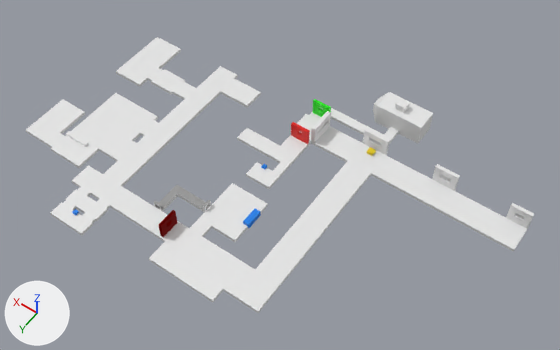
A saved change to the Blender file Blender work files/LevelLayout.blend.
Camera for both pictures: a 50 mm lens placed at (-67.4, 116.9, 193.1), pointed at (17.2, -1.5, 7.1). Arrows for +X, +Y and +Z are at lower left; the lights stay in place.

The scene before the commit, as lines of its bpy script (objects in view):
```python
me_cube = bpy.data.meshes.new('Cube')
me_cube.from_pydata(...)  # 446 vertices, 463 faces; spans x -52.1..95.5, y -31.2..48.2, z 3.9..11.3
# faces by material slot: [433, 30]
me_cube.materials.append(mat_material)  # white #e7e7e7
me_cube.materials.append(mat_material_003)  # grey #979797
me_cube_002 = bpy.data.meshes.new('Cube.002')
me_cube_002.from_pydata(...)  # a box spanning x -1.0..1.0, y -2.89..2.89, z -1.0..1.0
me_cube_002.materials.append(mat_material_002)  # blue #007ce7
me_cube_009 = bpy.data.meshes.new('Cube.009')
me_cube_009.from_pydata(...)  # 64 vertices, 62 faces; spans x -3.53..1.0, y -3.83..4.71, z -1.0..1.6
ob_destroyedlightpanels = bpy.data.objects.new('DestroyedLightPanels', me_cube_002)
ob_destroyedlightpanels.location = (15.4, 15.2, 5.1)
ob_main_floor = bpy.data.objects.new('main floor', me_cube)
ob_main_floor.location = (0.0, 0.0, 0.0)
ob_spaceship = bpy.data.objects.new('spaceship', me_cube_009)
ob_spaceship.location = (5.1, -44.0, 6.9)
ob_spaceship.rotation_euler = (0.0, 0.0, -1.571)  # degrees (0, 0, -90)
ob_spaceship.scale = (3.82, 3.82, 3.82)
```
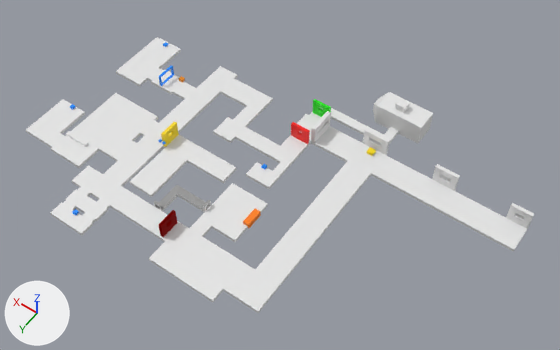
Location of each change, (x1, y1, x2, y2) in pixels of the pictures (560 x 350 px):
'door01.001', added: after (161, 122, 179, 147)
'DestroyedLightPanels', recoloured (blue to orange): (243, 209, 261, 228) in both
'Cube.001', added: after (159, 66, 174, 86)
part 1 of me_cube, built on: before (163, 92, 261, 148); after (130, 92, 273, 197)

Diff of the bpy script that builds the scene:
```diff
--- a/Blender work files/LevelLayout.blend.py
+++ b/Blender work files/LevelLayout.blend.py
@@ mat_material_008 @@
+mat_material_008 = principled_material('Material.008')
+mat_material_008.base_color = (1.0, 0.211, 0.0)  # orange #ff7f00
@@ me_cube @@
 # used by ob_main_floor; location = (0.0, 0.0, 0.0)
-me_cube.from_pydata(...)  # 446 vertices, 463 faces; spans x -52.1..95.5, y -31.2..48.2, z 3.9..11.3
+me_cube.from_pydata(...)  # 476 vertices, 505 faces; spans x -52.1..95.5, y -31.2..48.2, z 3.9..11.3
+# me_cube part 1
+# 2 faces are deleted
+# 32 vertices are added at x 30.8..54.0, y -27.8..25.9, z 3.9..5.0
+# 6 new vertices lie (2.0, 0.0, 0.0) away from vertices in x 43.9, y -12.5..-4.9, z 3.9..5.0
+# 44 new faces join them, mat_material (white #e7e7e7)
 me_cube.materials.append(mat_material)
@@ me_cube_002 @@
 me_cube_002.from_pydata(...)  # 8 vertices, 6 faces; spans x -1.0..1.0, y -2.89..2.89, z -1.0..1.0
-me_cube_002.materials.append(mat_material_002)  # blue #007ce7
+me_cube_002.materials.append(mat_material_008)  # orange #ff7f00
@@ me_cube_015 @@
+me_cube_015.from_pydata([(-0.47, 0.88, -0.43), (-0.47, 0.88, 1.13), (0.47, 0.88, -0.43), (0.47, 0.88, 1.13), (-0.47, -0.88, -0.43), (-0.47, -0.88, 1.13), (0.47, -0.88, -0.43), (0.47, -0.88, 1.13), (-0.47, 3.17, -3.42), (-0.47, 3.17, 2.72), (0.47, 3.17, 2.72), (0.47, 3.17, -3.42), (0.47, -3.17, -3.42), (0.47, -3.17, 2.72), (-0.47, -3.17, 2.72), (-0.47, -3.17, -3.42)], [], [(8, 9, 10, 11), (12, 13, 14, 15), (11, 12, 15, 8), (13, 10, 9, 14), (0, 1, 9, 8), (3, 2, 11, 10), (2, 6, 12, 11), (7, 3, 10, 13), (6, 7, 13, 12), (5, 4, 15, 14), (4, 0, 8, 15), (1, 5, 14, 9), (6, 2, 0, 4), (0, 2, 3, 1), (3, 7, 5, 1), (6, 4, 5, 7)])
+me_cube_015.materials.append(mat_material_004)  # yellow #e7ca00
@@ me_cube_011 @@
+me_cube_011.from_pydata([(-1.0, 2.6, -0.88), (-1.0, 2.6, 0.88), (1.0, 2.6, -0.88), (1.0, 2.6, 0.88), (-1.0, -2.6, -0.88), (-1.0, -2.6, 0.88), (1.0, -2.6, -0.88), (1.0, -2.6, 0.88), (-1.0, 2.89, -1.0), (-1.0, 2.89, 1.0), (1.0, 2.89, 1.0), (1.0, 2.89, -1.0), (1.0, -2.89, -1.0), (1.0, -2.89, 1.0), (-1.0, -2.89, 1.0), (-1.0, -2.89, -1.0)], [], [(8, 9, 10, 11), (6, 4, 5, 7), (12, 13, 14, 15), (0, 2, 3, 1), (11, 12, 15, 8), (13, 10, 9, 14), (0, 1, 9, 8), (3, 2, 11, 10), (2, 6, 12, 11), (7, 3, 10, 13), (6, 7, 13, 12), (5, 4, 15, 14), (4, 0, 8, 15), (1, 5, 14, 9), (3, 7, 5, 1), (6, 2, 0, 4)])
+me_cube_011.materials.append(mat_material_002)  # blue #007ce7
@@ ob_door01_001 @@
+ob_door01_001 = bpy.data.objects.new('door01.001', me_cube_015)
+ob_door01_001.location = (54.5, 5.9, 8.0)
@@ ob_cube_001 @@
+ob_cube_001 = bpy.data.objects.new('Cube.001', me_cube_011)
+ob_cube_001.location = (73.1, -13.9, 7.0)
+ob_cube_001.scale = (0.418, 1.11, 2.13)
```
